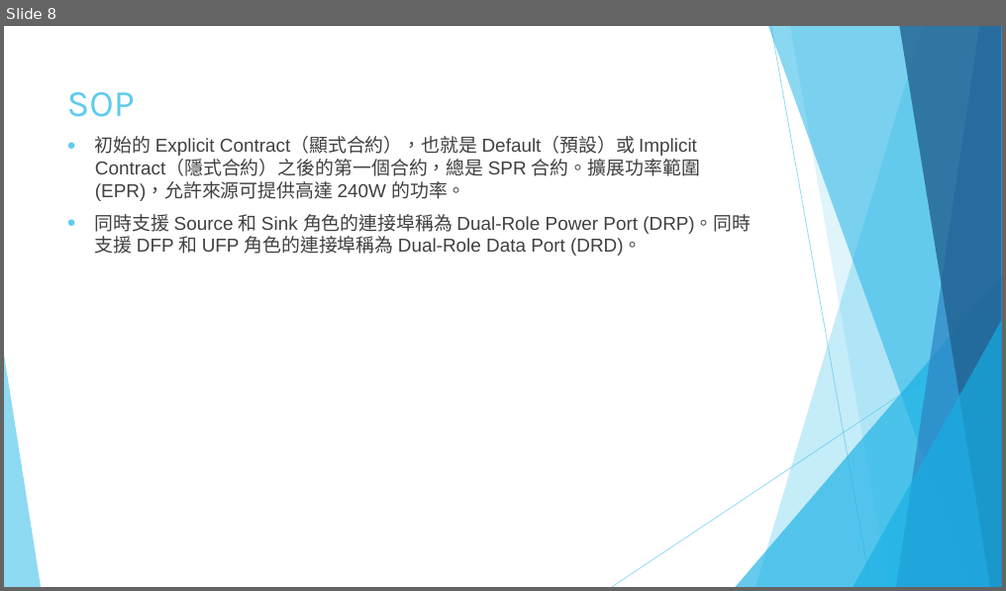
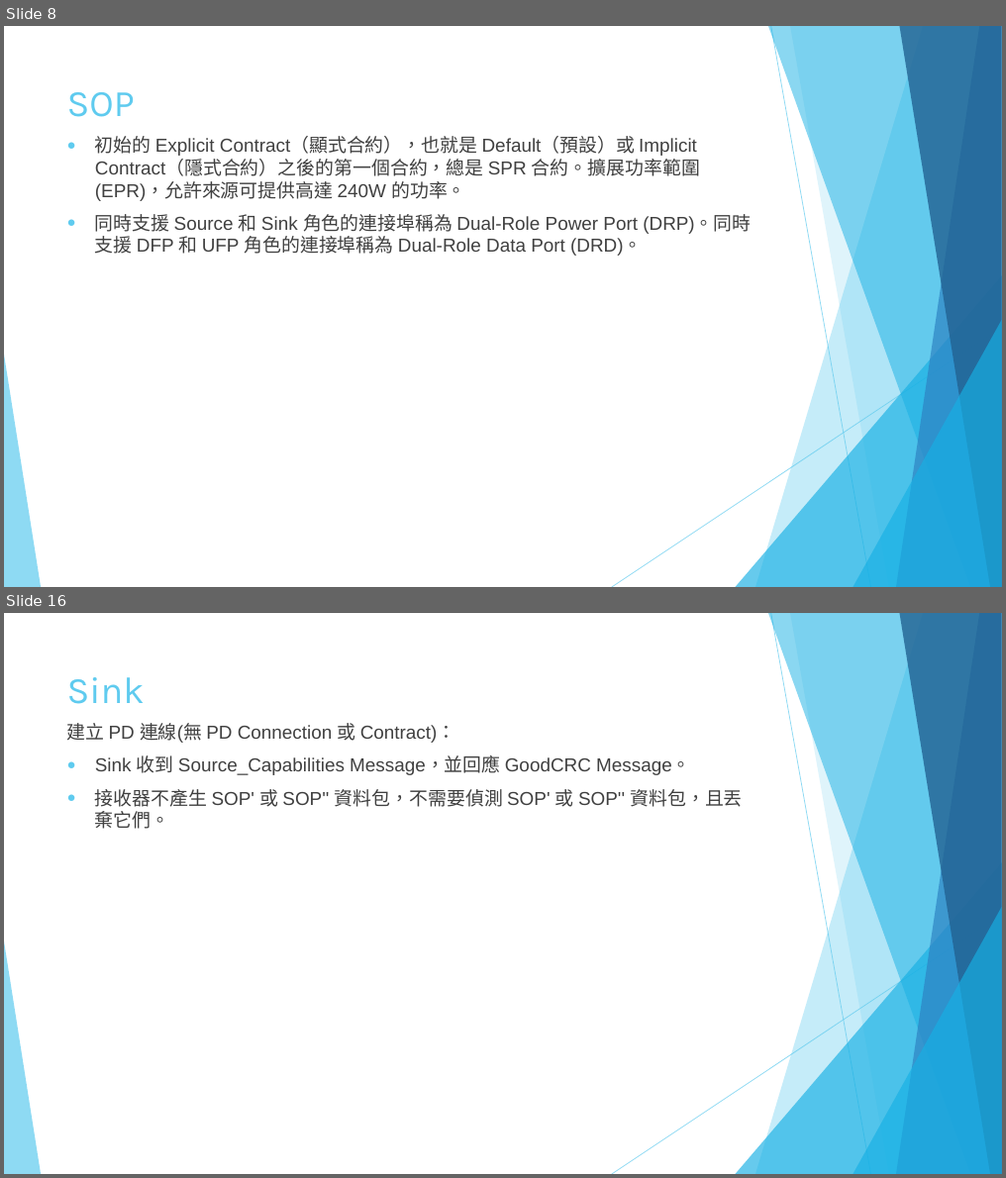
Before and after one commit to victorchan0617/CY4541, a slide deck: USB PD協議.pptx. Shown one above the other, each under a label of ours: slide 8 before the commit, slides 8 and 16 after it; the slides between them are not shown. The pictures are 1006x591 and 1006x1178 pixels, drawn with LibreOffice and Linux fonts; fonts in the diff are those of the drawing. Boxes give left, top, right and bottom in pixels: in the first picture for what was removed or moved away, otherwise in the second. Text is boxed around its words. In the diff, an @@ line names an element or a change of style, - is before the commit and + after.

```diff
--- a/USB PD協議.pptx
+++ b/USB PD協議.pptx
@@ slide 16 added at (4,613,1002,1174), background #FFFFFF; not listed: 10 template elements that a slide beside it also shows @@
@@ title added at (67,677,145,704), 36 pt, text #5FCBEF @@
+Sink
@@ text added at (67,723,742,829), 18 pt, text #404040 @@
+建立 PD 連線(無 PD Connection 或 Contract)：
+● Sink 收到 Source_Capabilities Message，並回應 GoodCRC Message。
+● 接收器不產生 SOP' 或 SOP'' 資料包，不需要偵測 SOP' 或 SOP'' 資料包，且丟棄它們。
```
Also in this commit, not shown: 1 slide changed, 48 other slides added.
